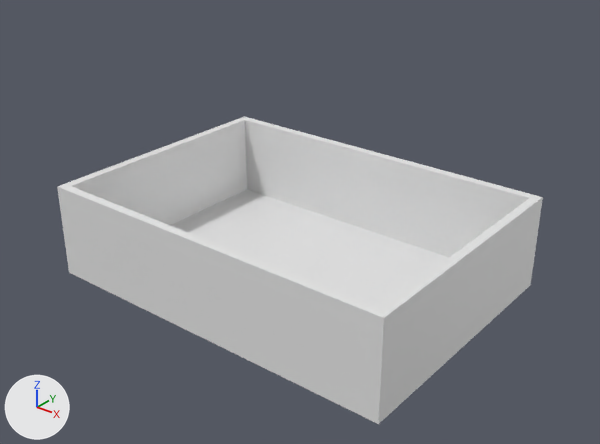
The Blender file house.blend as it was, and as the next commit left it.
Both versions are drawn from a 50 mm lens placed at (50.9, -63.0, 30.4), pointed at (1.4, -1.1, -8.0). Arrows for +X, +Y and +Z are at lower left; the lights stay in place.
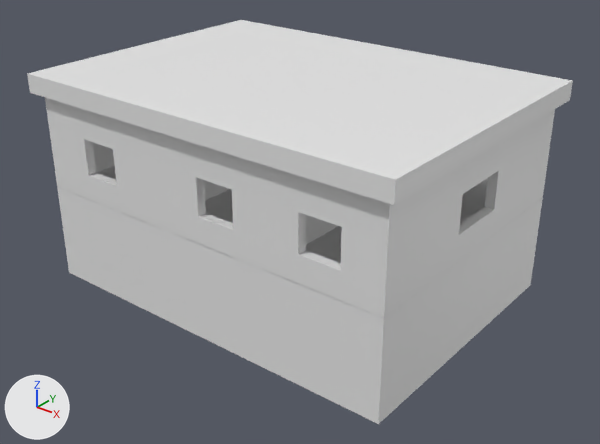
Commit message: improved house

Location of each change, (x1, y1, x2, y2) in pixels of the pictures (600 x 444 px):
'Cube', shown: after (27, 20, 573, 205)
'Cube.001', shown: after (45, 98, 555, 318)
'Cube.006', shown: after (97, 166, 488, 263)
'Cube.003', shown: after (197, 178, 338, 245)
'Cube.002', shown: after (93, 142, 115, 183)
'Cube.007', unchanged, covered by the edit: before (170, 190, 449, 309)

The edits, one by one:
Object 'Cube.001' (ob_cube_001) is now shown.
Object 'Cube.002' (ob_cube_002) is now shown.
Object 'Cube.003' (ob_cube_003) is now shown.
Object 'Cube' (ob_cube) is now shown.
Object 'Cube.006' (ob_cube_006) is now shown.
